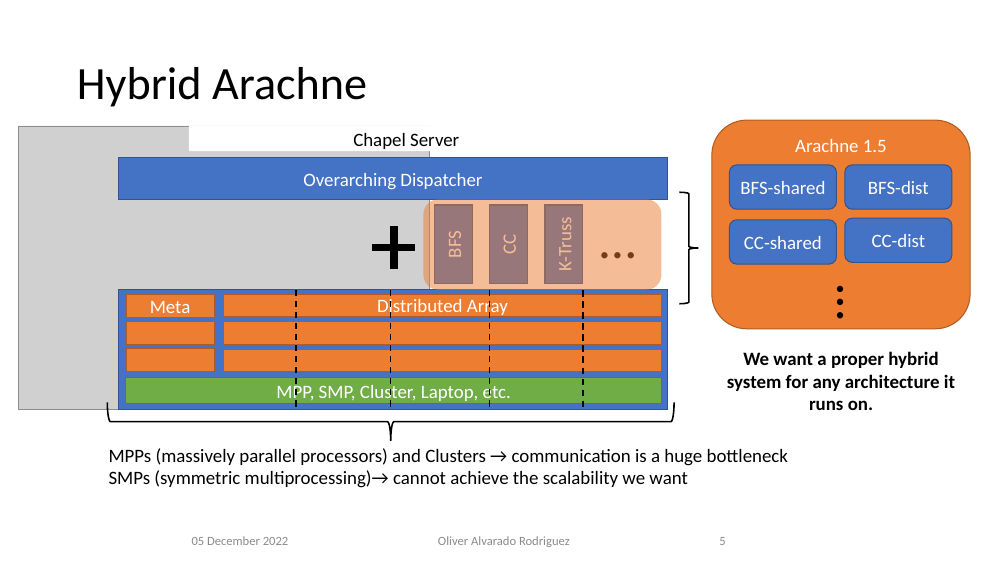
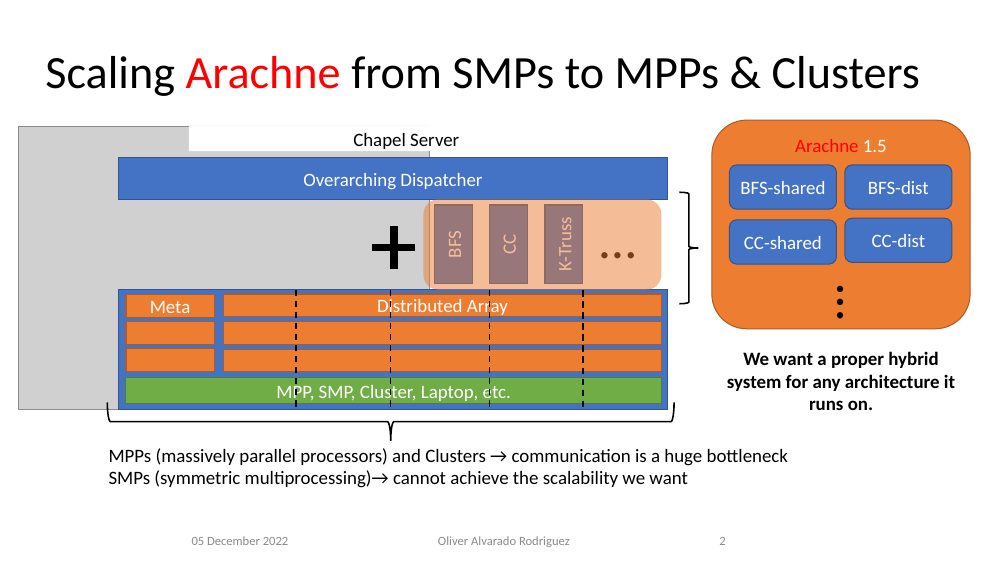
Before and after one commit to njit-hpc-initiative/tutorial-arkouda-njit, a slide deck: slide 2 of tutorial/conclusion.pptx (slide 5 before the commit). Drawn at 1008x567 pixels with LibreOffice and Linux fonts; fonts in the diff are those of the drawing; grey boxes stand for pictures; background and template pictures are left out. Boxes give left, top, right and bottom in pixels: in the first picture for what was removed or moved away, otherwise in the second. Text is boxed around its words. In the diff, an @@ line names an element or a change of style, - is before the commit and + after.

```diff
--- a/tutorial/conclusion.pptx
+++ b/tutorial/conclusion.pptx
@@ title at bbox=[45, 56, 920, 96]: text changed @@
-Hybrid Arachne
+Scaling Arachne from SMPs to MPPs & Clusters
@@ rounded rectangle "Arachne 1.5" at bbox=[712, 120, 971, 329]: text colour #FFFFFF to #FF0000 in "Arachne" @@
@@ page number at bbox=[719, 537, 725, 545]: text changed @@
-5
+2
```
Also in this commit, not shown: 3 other slides changed, 3 slides removed, 1 other file.
